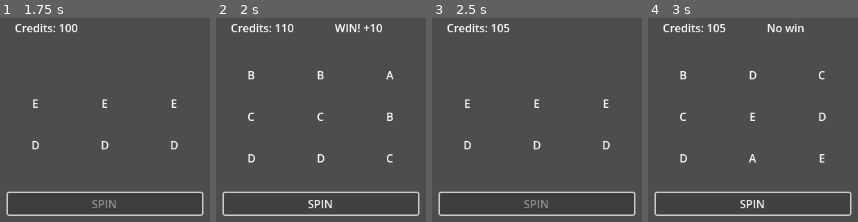
Above: before the commit, frames 1-4 (left to right).
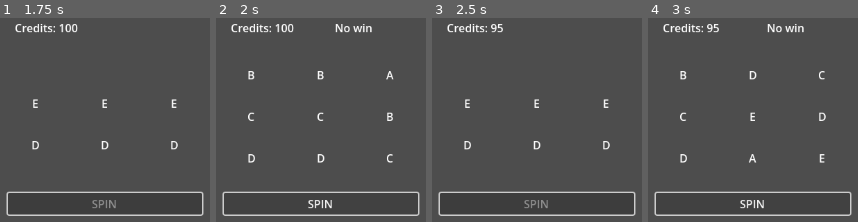
Above: after the commit, the same moments.

Repository: dimitrios-git/slotmachine
Game: Godot game, scene res://main.tscn
The game is run twice, just before and just after one commit, with the same random seed, the same clock (stepped at 60 frames per second) and the same inputs.
Inputs:
- Up to frame 1 (1.75 s): click "SPIN" at 0.5 s; click "SPIN" at 1.25 s
- Up to frame 2 (2 s): no input
- Up to frame 3 (2.5 s): click "SPIN" at 2 s
- Up to frame 4 (3 s): no input

Frame 1 is identical in both runs. In frame 2, 0.7% of the frame differs, in the area x 30-80%, y 2-8%; in frame 3, 0.2%; in frame 4, 0.2%.

Commit message:
feat(slot-engine): complete Phase 2.2 paytable integration
- Added Paytable resource for symbol-specific match payouts
- Updated SlotConfig to reference the new Paytable
- Created default_paytable.tres with nested dictionaries for symbol payouts
- Refactored SlotManager.evaluate() to use paytable structure
- Added strict type annotations and improved payout logic
- Verified correct integration with SlotSymbol and Reel systems

Diff:
--- a/main.gd
+++ b/main.gd
@@ -49,7 +49,7 @@
 	spin_button.disabled = true
 
 
-func _on_reel_finished(symbol: SlotSymbol):
+func _on_reel_finished(_symbol: SlotSymbol):
 	finished_reels += 1
 
 	# All reels finished?
--- /dev/null
+++ b/slot/default_paytable.tres
@@ -0,0 +1,26 @@
+[gd_resource type="Resource" script_class="Paytable" load_steps=2 format=3 uid="uid://c8s1oy3dlk1nt"]
+
+[ext_resource type="Script" uid="uid://wjfd5vtrt0sf" path="res://slot/paytable.gd" id="1_qmlx7"]
+
+[resource]
+script = ExtResource("1_qmlx7")
+payouts = {
+"A": {
+2: 10,
+3: 50
+},
+"B": {
+2: 10,
+3: 40
+},
+"C": {
+3: 30
+},
+"D": {
+3: 20
+},
+"E": {
+3: 10
+}
+}
+metadata/_custom_type_script = "uid://wjfd5vtrt0sf"
--- a/slot/default_slot_config.tres
+++ b/slot/default_slot_config.tres
@@ -1,5 +1,6 @@
-[gd_resource type="Resource" script_class="SlotConfig" load_steps=8 format=3 uid="uid://4oq0fbm8fr5a"]
+[gd_resource type="Resource" script_class="SlotConfig" load_steps=9 format=3 uid="uid://4oq0fbm8fr5a"]
 
+[ext_resource type="Resource" uid="uid://c8s1oy3dlk1nt" path="res://slot/default_paytable.tres" id="1_2oavf"]
 [ext_resource type="Script" uid="uid://sp3n3g5uo2eo" path="res://slot/slot_config.gd" id="1_uuus3"]
 [ext_resource type="Script" uid="uid://cpntuv5j75o7e" path="res://slot/slot_symbol.gd" id="2_vklun"]
 
@@ -36,4 +37,5 @@
 [resource]
 script = ExtResource("1_uuus3")
 symbols = Array[ExtResource("2_vklun")]([SubResource("Resource_2oavf"), SubResource("Resource_r7ejk"), SubResource("Resource_iqlgr"), SubResource("Resource_4ihdq"), SubResource("Resource_lo2ou")])
+paytable = ExtResource("1_2oavf")
 metadata/_custom_type_script = "uid://sp3n3g5uo2eo"
--- /dev/null
+++ b/slot/paytable.gd
@@ -0,0 +1,16 @@
+@icon("res://icon.svg")
+extends Resource
+class_name Paytable
+
+# For each symbol:
+#   key = SlotSymbol.id (String)
+#   value = Dictionary of match_count → payout
+# Example:
+#   {
+#     "A": {3: 50, 2: 5},
+#     "B": {3: 30, 2: 5},
+#     "C": {3: 20},
+#     "D": {3: 10},
+#     "E": {3: 5}
+#   }
+@export var payouts := {}
--- a/slot/slot_config.gd
+++ b/slot/slot_config.gd
@@ -8,9 +8,5 @@
 # Number of reels the game should use
 @export var reel_count: int = 3
 
-# Payouts: match_count -> credit reward
-# (phase 2 simple version)
-@export var payouts := {
-	3: 50, # three of a kind
-	2: 10  # two of a kind
-}
+# Payouts
+@export var paytable: Paytable
--- a/slot/slot_manager.gd
+++ b/slot/slot_manager.gd
@@ -3,9 +3,6 @@
 
 @export var config: SlotConfig
 @export var reels: Array[Node]
-
-signal spin_complete(result_symbols: Array[SlotSymbol], payout: int)
-
 
 func _ready():
 	call_deferred("initialize_reels")
@@ -59,13 +56,28 @@
 
 
 func evaluate(symbols: Array[SlotSymbol]) -> int:
-	var counts := {}
+	if symbols.is_empty():
+		return 0
 
-	for s in symbols:
-		counts[s.id] = (counts.get(s.id, 0) + 1)
+	# Count how many times each symbol ID appears
+	var counts: Dictionary = {}
 
-	var highest := 0
-	for k in counts.keys():
-		highest = max(highest, counts[k])
+	for s: SlotSymbol in symbols:
+		var id: String = s.id
+		var existing: int = counts.get(id, 0)
+		counts[id] = existing + 1
 
-	return config.payouts.get(highest, 0)
+	var best_symbol: String = ""
+	var best_count: int = 0
+
+	for symbol_id: String in counts.keys():
+		var count: int = counts[symbol_id]
+		if count > best_count:
+			best_count = count
+			best_symbol = symbol_id
+
+	# Look up payouts from paytable
+	var symbol_table: Dictionary = config.paytable.payouts.get(best_symbol, {})
+	var payout: int = symbol_table.get(best_count, 0)
+
+	return payout
Not shown, added: slot/paytable.gd.uid
